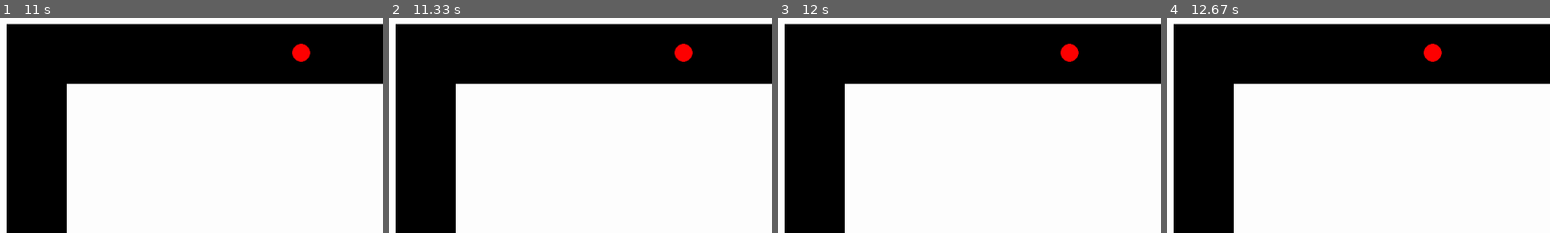
Above: before the commit, frames 1-4 (left to right).
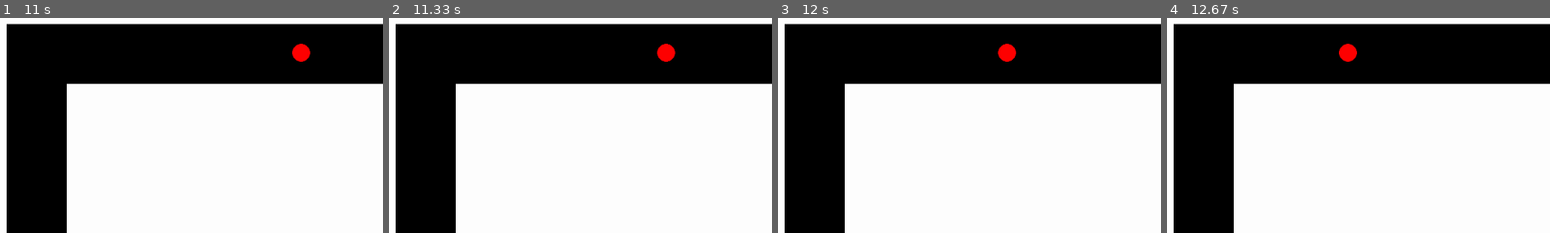
Above: after the commit, the same moments.

Repository: JCoder121/carsim
Game: pygame game, started from files/most_current.py
Same seed, same stepped clock (60 frames per second), same inputs: the game is played once before the commit and once after it.
Inputs (mouse positions are % of the whole screen's width and height, from its top left):
- Up to frame 1 (11 s): tap Enter at 0.33 s; tap Space at 1.8, 2.2, 2.5, 2.77, 3.1, 3.4, 3.53, 3.93, 4.23, 4.6, 5, 5.3, 5.5, 5.8, 6, 6.67, 6.97, 7.17, 7.47, 7.73, 8.4, 8.7, 8.83, 9.23, 9.53, 9.9, 10.3, 10.6, 10.8 s; click (11, 50) at 6.32 s; click (49, 11) at 8.05 s
- Up to frame 2 (11.33 s): tap Space at 11.1, 11.3 s
- Up to frame 3 (12 s): tap Space at 11.63, 11.93 s
- Up to frame 4 (12.67 s): tap Space at 12.13, 12.43 s
The pictures show only the part of the screen within x 0-50%, y 0-50%; the shares and areas given below are measured in that part.

Frame 1 is identical in both runs. In frame 2, 0.6% of the frame differs, in the area x 69-80%, y 11-21%; in frame 3, 0.7%, in the area x 57-79%, y 11-21%; in frame 4, 0.7%.

Commit message:
Update most_current.py

Diff:
--- a/files/most_current.py
+++ b/files/most_current.py
@@ -34,9 +34,13 @@
 ACCEL = 0.03
 RANDOMPARAM = 25
 INFRONT = 35
-WAITTIME = 200
+WAITTIME = 1000
 #change dt for acceleration change, bigger = faster accel
 dt = 0.008
+
+size = [SCREEN_WIDTH, SCREEN_HEIGHT]
+screen = pygame.display.set_mode(size)
+pygame.display.set_caption("Dropping Cars")
 
 class Ball:
     """
@@ -50,6 +54,7 @@
         self.drop_bool = False
         self.x_accel = 0
         self.drop_val = 100
+        self.accel_bool = True
 
     def stop(self):
         self.speed = 0
@@ -83,6 +88,38 @@
         elif drop_val == 100:
             print('something wrong')
 
+    def detect(self, detect_var):
+        #left
+        if detect_var == 0:
+            for infront in range(20,INFRONT):
+                    value3 = screen.get_at((int(self.x), int(self.y)+infront))
+
+                    if (value3 == RED) or (value3 == GREEN):
+                        self.accel_bool = False
+                        #ball.decelerate(2)
+                        self.stop()
+
+        #right
+        elif detect_var == 1:
+            for infront in range(20, INFRONT):
+                        value1 = screen.get_at((int(self.x), int(self.y)-infront))
+                        if (value1 == RED) or (value1 == GREEN):
+                            self.accel_bool = False
+                            #ball.decelerate(0)
+                            self.stop()
+
+        #top
+        elif detect_var == 2:
+            for infront in range(20, INFRONT):
+                        value2 = screen.get_at(((int(self.x)-infront), int(self.y)))
+
+                        if (value2 == RED) or (value2 == GREEN):
+                            self.accel_bool = False
+                            #ball.decelerate(1)
+                            self.stop()
+
+        return self.accel_bool
+
 
     def accelerate(self, var1):
         self.Y_ACCEL = self.y_accel*self.y_accel * dt
@@ -162,12 +199,6 @@
             print('error decelerate')
             sys.exit()
     '''
-
-
-    def reset(self):
-        self.speed = 0
-        self.y_accel = 0
-        self.x_accel = 0
 
 
 class Person:
@@ -240,7 +271,7 @@
     # Set the height and width of the screen
     size = [SCREEN_WIDTH, SCREEN_HEIGHT]
     screen = pygame.display.set_mode(size)
-    pygame.display.set_caption("Bouncing Balls")
+    pygame.display.set_caption("Dropping Cars")
 
     # Loop until the user clicks the close button.
     done = False
@@ -314,61 +345,40 @@
             #DECELERATING IS BIG KEY - STAY OR NO?
 
             #see if ball is on left side, will go vertical motion down
-            accel_bool = True
-            #drop_var = random.randint(0,1)
-            #drop_var = 0
-            #print(drop_var)
-            ball.dropoff(ball.drop_val)
+            ball.accel_bool = True
 
 
             if ball.x < 155 and ball.y > 90:
-
-                for infront in range(20,INFRONT):
-                    value3 = screen.get_at((int(ball.x), int(ball.y)+infront))
-
-                    if (value3 == RED) or (value3 == GREEN):
-                        accel_bool = False
-                        #ball.decelerate(2)
-                        ball.reset()
-
-                if accel_bool:
+                '''
+                if ball.drop_val == 1:
+                    ball.drop_off(drop_val)
+                '''
+                #see if ball is on left side, will go down
+                #get value above detect and use that
+                ball.detect(0)
+
+
+                if ball.accel_bool:
                     ball.accelerate(2)
 
             else:
                 #see if ball is on right side, will go vertical motion up
                 if ball.y > 100:
-
-
-                    for infront in range(20, INFRONT):
-                        value1 = screen.get_at((int(ball.x), int(ball.y)-infront))
-                        if (value1 == RED) or (value1 == GREEN):
-                            accel_bool = False
-                            #ball.decelerate(0)
-                            ball.reset()
-
-                    if accel_bool:
+                    ball.detect(1)
+
+                    if ball.accel_bool:
                         ball.accelerate(0)
 
                 #see if ball is on top side, will go horizontal motion left
                 elif ball.y < 100:
-
-                    for infront in range(20, INFRONT):
-                        value2 = screen.get_at(((int(ball.x)-infront), int(ball.y)))
-
-                        if (value2 == RED) or (value2 == GREEN):
-                            accel_bool = False
-                            #ball.decelerate(1)
-                            ball.reset()
-
-                    if accel_bool:
+                    ball.detect(2)
+
+                    if ball.accel_bool:
                         ball.accelerate(1)
-
-            #drop_bool = False
 
             #get rid of ball if it crosses
             if ball.y >(SCREEN_HEIGHT - 50) and ball.x<(200):
                 del ball_list[0]
-
 
 
         #pedestrian crossing
@@ -416,6 +426,7 @@
                 pygame.draw.circle(screen, RED, [int(ball.x), int(ball.y)], BALL_SIZE)
 
 
+
         for person in person_list:
             pygame.draw.circle(screen, GREEN, [int(person.x), int(person.y)], 7)
 
